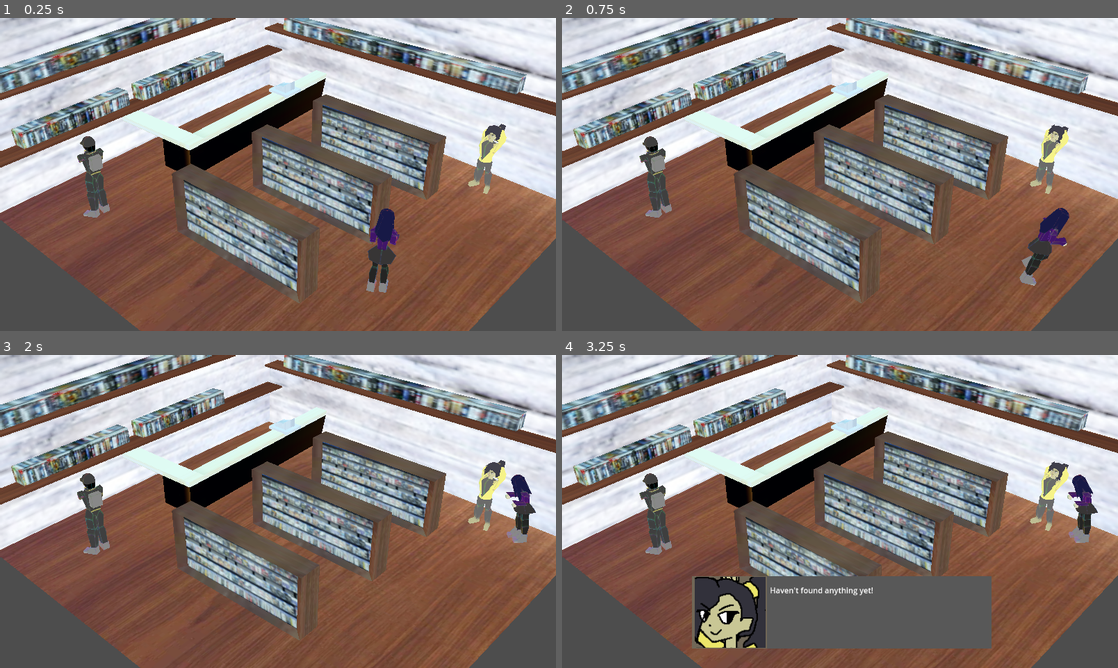
Above: before the commit, frames 1-4 (two rows, left to right).
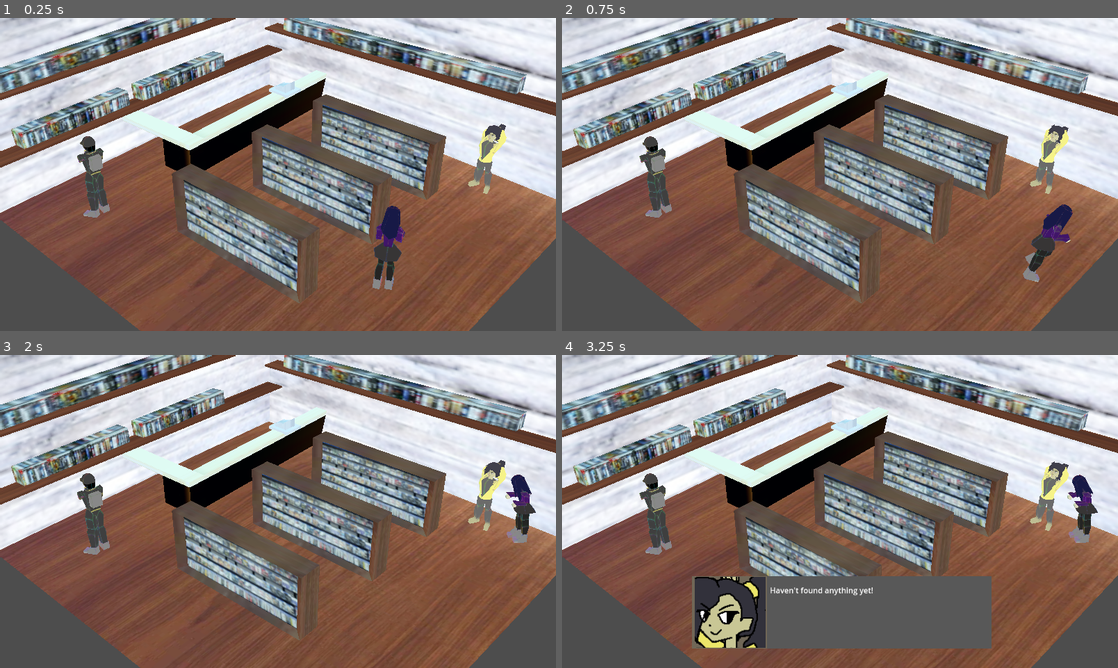
Above: after the commit, the same moments.

Repository: SteeRevo/ClassRPG
Game: Godot game, scene res://Visual_novel_scene/visual_novel_scene.tscn
Two runs of this game, one before a commit and one after it. Both use one fixed random seed, a clock stepped at 60 frames per second and the inputs below. This scene is started directly instead of the project's main scene.
Inputs:
- Up to frame 1 (0.25 s): no input
- Up to frame 2 (0.75 s): tap Enter at 0.5 s; hold D (Attack) from 0.53 s (still down)
- Up to frame 3 (2 s): release D (Attack) at 1.28 s; tap A (Guard) at 1.35 s
- Up to frame 4 (3.25 s): tap Space at 2 s; hold E (Interact) 2.03-2.78 s; tap Enter at 2.75 s; tap W (Item) at 2.85 s

The runs differ from the first frame. In frame 1, 0.9% of the frame differs, in the area x 65-73%, y 60-88%; in frame 2, 0.5%; in frame 3, less than 0.1%; in frame 4, less than 0.1%.

Commit message:
messing with background

Diff:
--- a/ClassRPG/SamOverworld.gd
+++ b/ClassRPG/SamOverworld.gd
@@ -2,7 +2,7 @@
 
 
 const SPEED = 2
-@onready var camera = %MainCamera
+@export var camera : Camera3D
 var in_dialogue
 
 func _ready():
--- /dev/null
+++ b/ClassRPG/Visual_novel_scene/2d_background_scene.tscn
@@ -0,0 +1,37 @@
+[gd_scene load_steps=6 format=3 uid="uid://b8svhjpjd2kft"]
+
+[ext_resource type="PackedScene" uid="uid://bhys2r0vdx3q5" path="res://Environment/OverworldUnits/phyllis_overworld.tscn" id="1_w7hu2"]
+[ext_resource type="Texture2D" uid="uid://cfhwsay3bohqt" path="res://Visual_novel_scene/background_test_img.png" id="2_1y4pw"]
+[ext_resource type="PackedScene" uid="uid://cv25xab3f20tr" path="res://Environment/ps1Filter.tscn" id="2_qi3tr"]
+[ext_resource type="Texture2D" uid="uid://dlspxv0a6v340" path="res://Visual_novel_scene/background_test_img_2.png" id="3_6g0hn"]
+
+[sub_resource type="WorldBoundaryShape3D" id="WorldBoundaryShape3D_8fr76"]
+
+[node name="2DBackgroundScene" type="Node3D"]
+
+[node name="PhyllisOverworld" parent="." node_paths=PackedStringArray("camera") instance=ExtResource("1_w7hu2")]
+transform = Transform3D(3.12086, 0, -4.67724, 0, 5.62284, 0, 4.67724, 0, 3.12086, 0.0160357, -1.25508, -4.92866)
+camera = NodePath("../Camera3D")
+
+[node name="Camera3D" type="Camera3D" parent="."]
+transform = Transform3D(1, 0, 0, 0, 1, 0, 0, 0, 1, 0, 0.909209, -2.23378)
+current = true
+fov = 64.0511
+
+[node name="Filter" parent="Camera3D" instance=ExtResource("2_qi3tr")]
+transform = Transform3D(0.928111, 0.0387952, 0.370276, 0.10958, 0.922036, -0.371271, -0.355812, 0.385156, 0.8515, -4.15642, 6.13654, -45.5759)
+
+[node name="Sprite3D" type="Sprite3D" parent="."]
+transform = Transform3D(1, 0, 0, 0, 1, 0, 0, 0, 1, 0, 1.48836, -5.70958)
+visible = false
+texture = ExtResource("2_1y4pw")
+
+[node name="Sprite3D2" type="Sprite3D" parent="."]
+transform = Transform3D(6.27587, 0, 0, 0, 6.27587, 0, 0, 0, 6.27587, 0, 1.37901, -26.9255)
+texture = ExtResource("3_6g0hn")
+
+[node name="StaticBody3D" type="StaticBody3D" parent="."]
+
+[node name="CollisionShape3D" type="CollisionShape3D" parent="StaticBody3D"]
+transform = Transform3D(1, 0, 0, 0, 0.813507, -0.581555, 0, 0.581555, 0.813507, 0, 0, -8.20292)
+shape = SubResource("WorldBoundaryShape3D_8fr76")
--- a/ClassRPG/Visual_novel_scene/visual_novel_scene.tscn
+++ b/ClassRPG/Visual_novel_scene/visual_novel_scene.tscn
@@ -59,7 +59,9 @@
 [node name="Cash_register" parent="Area" instance=ExtResource("2_etcj7")]
 transform = Transform3D(-0.000947455, 0, -0.0853506, 0, 0.0853559, 0, 0.0853506, 0, -0.000947455, -7.16637, 2.01321, 6.53555)
 
-[node name="PhyllisOverworld" parent="." instance=ExtResource("3_no87j")]
+[node name="PhyllisOverworld" parent="." node_paths=PackedStringArray("camera") instance=ExtResource("3_no87j")]
+transform = Transform3D(0.555033, 0, -0.831828, 0, 1, 0, 0.831828, 0, 0.555033, -0.0110936, 0.0127517, -1.51237)
+camera = NodePath("../MainCamera")
 
 [node name="BBNPC" type="StaticBody3D" parent="."]
 transform = Transform3D(0.677221, 0, 0, 0, 0.677221, 0, 0, 0, 0.677221, 0.727538, 0, -0.457322)
Binary file added: ClassRPG/Visual_novel_scene/background_test_img.png
Not shown, added: ClassRPG/Visual_novel_scene/background_test_img.png.import
Binary file added: ClassRPG/Visual_novel_scene/background_test_img_2.png
Not shown, added: ClassRPG/Visual_novel_scene/background_test_img_2.png.import
